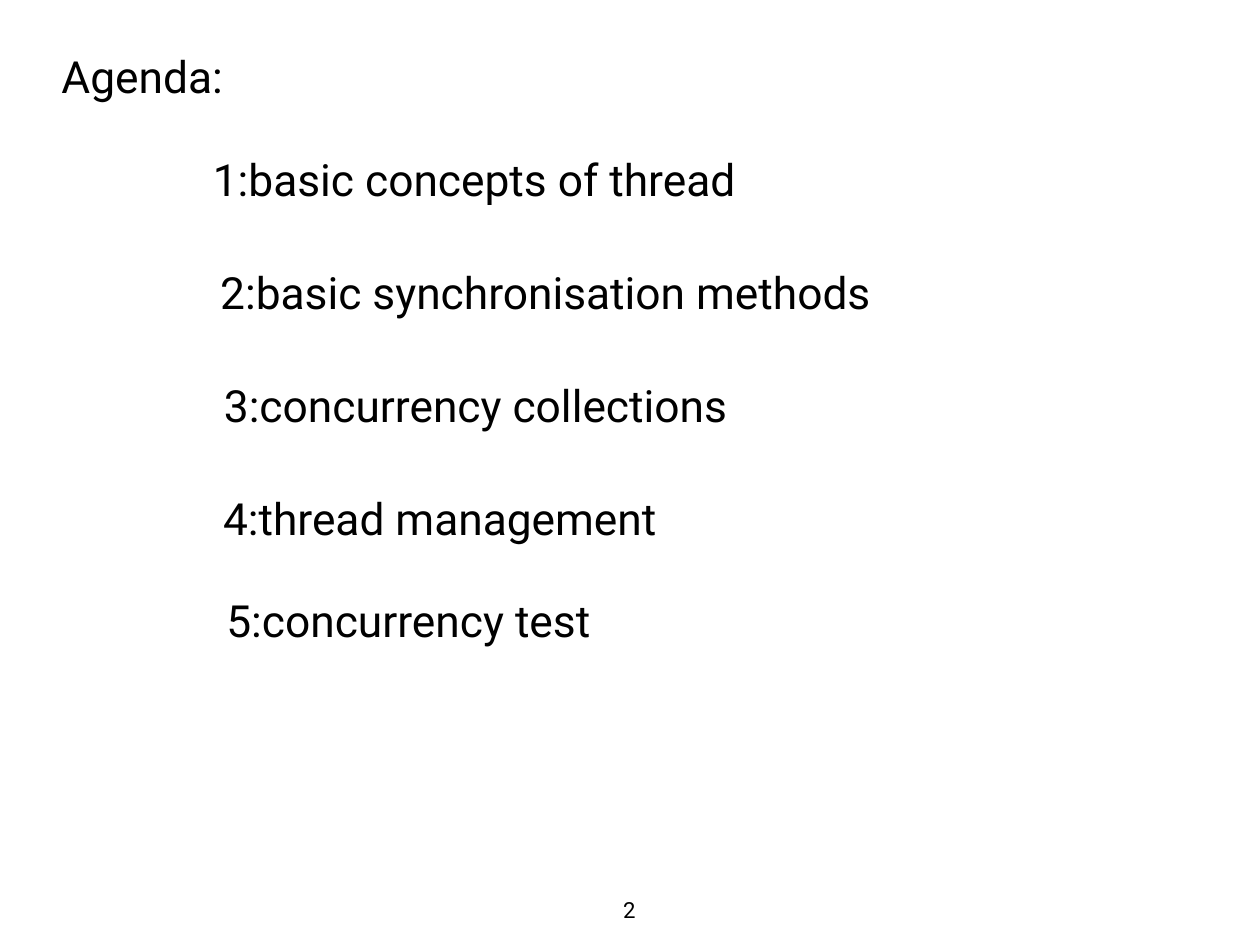
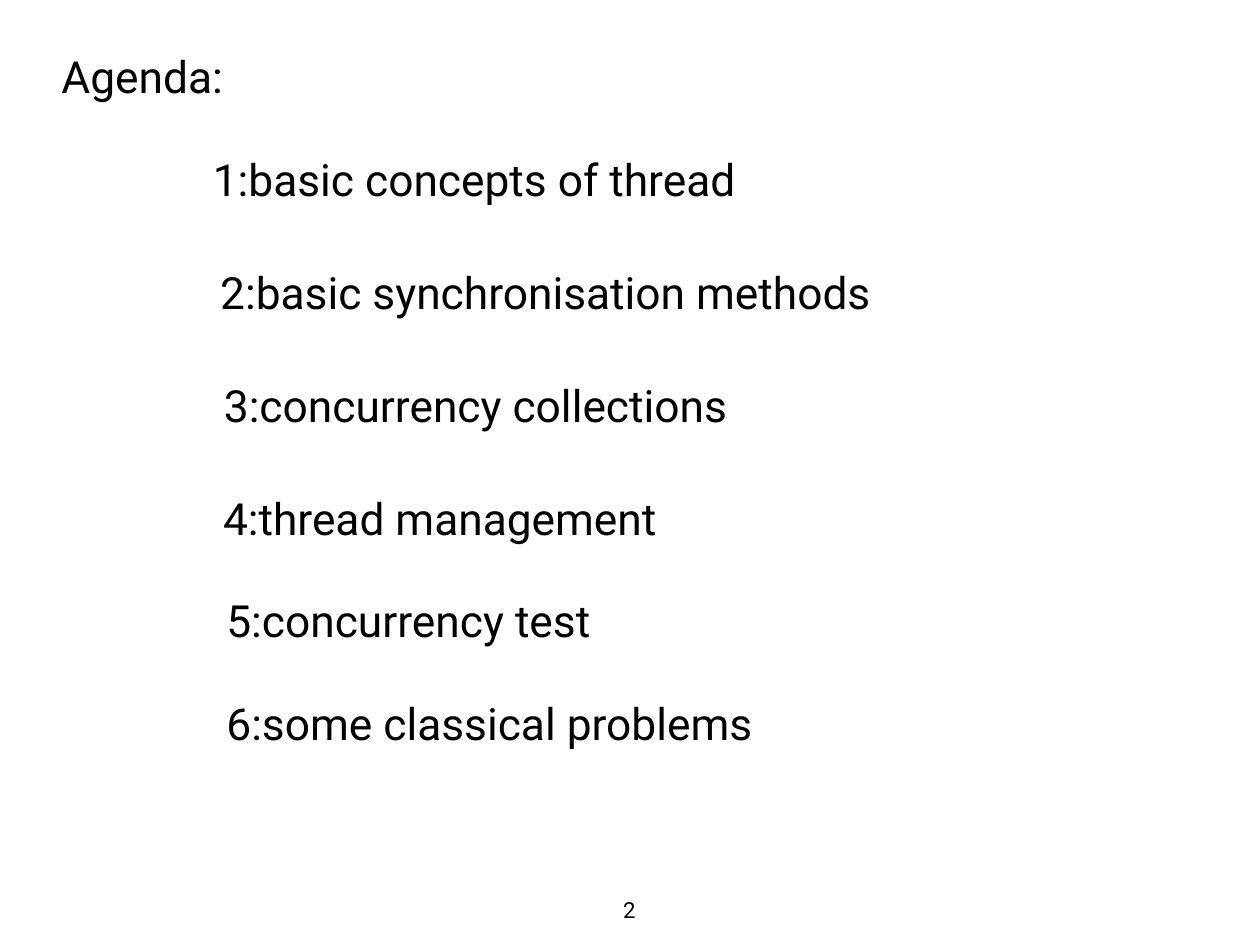
Before and after one commit to tangchuanzhou/Java-concurrency-test, a slide deck: slide 2 of ppt/Java_concurrency.pptx. Drawn at 1260x945 pixels with LibreOffice and Linux fonts; fonts in the diff are those of the drawing. Boxes give left, top, right and bottom in pixels: in the first picture for what was removed or moved away, otherwise in the second. Text is boxed around its words. In the diff, an @@ line names an element or a change of style, - is before the commit and + after.

```diff
--- a/ppt/Java_concurrency.pptx
+++ b/ppt/Java_concurrency.pptx
@@ text added at box(226, 706, 752, 749), 36 pt, text #000000 @@
+6:some classical problems
```
Also in this commit, not shown: 7 other slides changed, 13 slides added, 2 slides removed, 1 other file.
